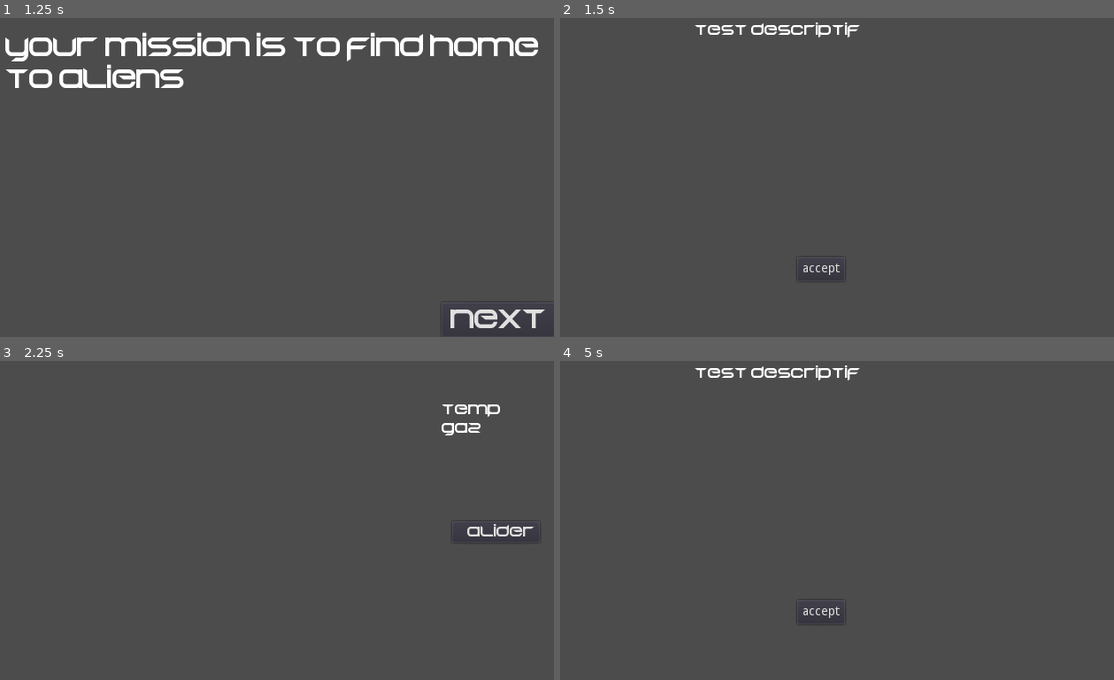
Above: before the commit, frames 1-4 (two rows, left to right).
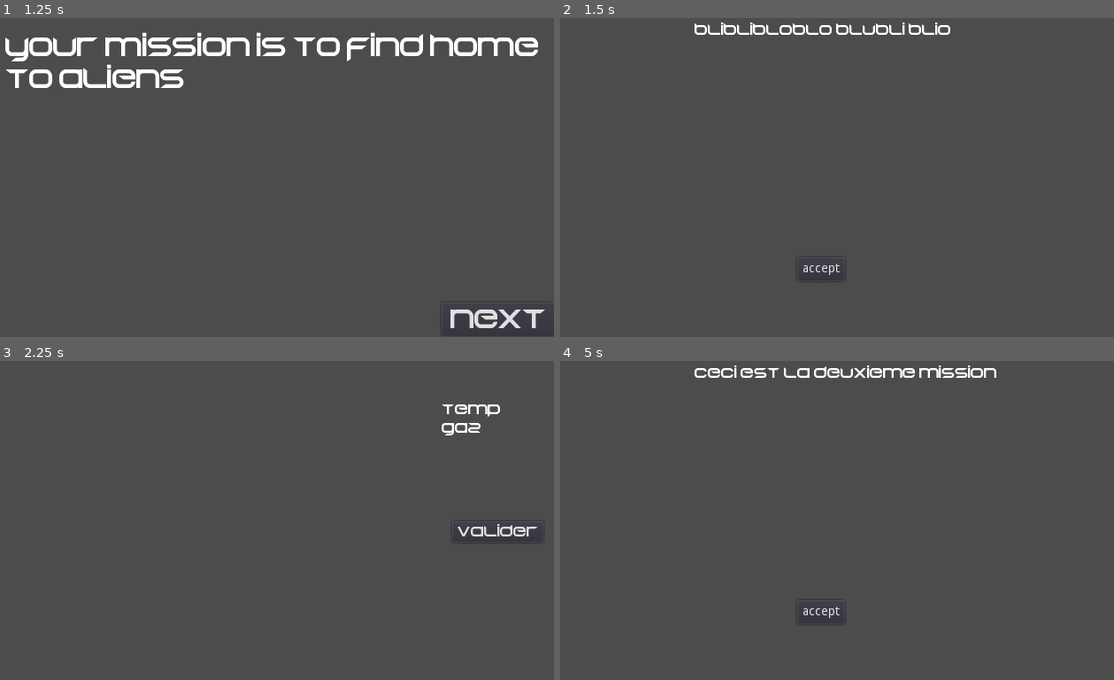
Above: after the commit, the same moments.

Repository: RyanHerb/-jubilant-octo-robot
Game: Godot game, scene res://Main.tscn
Same seed, same stepped clock (60 frames per second), same inputs: the game is played once before the commit and once after it.
Inputs (mouse positions are in pixels of both pictures, inside the frame that each line leads up to):
- Up to frame 1 (1.25 s): click "start" at 0.5 s
- Up to frame 2 (1.5 s): click "next" at 1.25 s
- Up to frame 3 (2.25 s): click "accept" at 2 s
- Up to frame 4 (5 s): click "Valider" (after the commit: "valider") at 2.75 s; tap Enter at 3.5 s; move the mouse to (953, 504) at 3.52 s; click (953, 504) at 3.67 s; tap Space at 4.25 s; drag from (715, 536) to (803, 584) at 4.27 s

Frame 1 is identical in both runs. In frame 2, 0.8% of the frame differs, in the area x 24-71%, y 1-7%; in frame 3, 0.2%; in frame 4, 1.0%, in the area x 24-79%, y 1-7%.

Commit message:
Message de fin
Ajout de message de fin lorsque les 3 missions sont faites

Diff:
--- a/HUDBureau.gd
+++ b/HUDBureau.gd
@@ -19,6 +19,7 @@
 	$AcceptMission.hide()
 	$DescMission.hide()
 	$FinishMissionButton.hide()
+	$Fin.hide()
 
 #func miniature_mission():
 	#$RecapMission.text = str($Mission.max_temperature)
@@ -28,11 +29,16 @@
 func start_game():
 	var cpt
 
+func end_game():
+	$Fin.show()
 
 func show_intro_mission():
 	$AcceptMission.show()
 	#$DescMission.text = mission.getDescr()
 	$DescMission.show()
+
+func update_description_mission(text):
+	$DescMission.text = text
 
 
 func _on_AcceptMission_pressed():
--- a/HUDBureau.tscn
+++ b/HUDBureau.tscn
@@ -23,6 +23,10 @@
 [sub_resource type="DynamicFont" id=7]
 font_data = ExtResource( 1 )
 
+[sub_resource type="DynamicFont" id=11]
+size = 35
+font_data = ExtResource( 1 )
+
 [node name="HUDBureau" type="Node2D"]
 script = ExtResource( 2 )
 
@@ -109,7 +113,26 @@
 margin_right = 624.0
 margin_bottom = 205.0
 custom_fonts/font = SubResource( 7 )
-text = "Valider"
+text = "valider"
+__meta__ = {
+"_edit_group_": true,
+"_edit_use_anchors_": false
+}
+
+[node name="Fin" type="Label" parent="."]
+anchor_left = 0.5
+anchor_top = 0.5
+anchor_right = 0.5
+anchor_bottom = 0.5
+margin_left = 101.0
+margin_top = 122.5
+margin_right = 517.0
+margin_bottom = 201.5
+custom_fonts/font = SubResource( 11 )
+text = "thanks for playing"
+align = 1
+valign = 1
+autowrap = true
 __meta__ = {
 "_edit_group_": true,
 "_edit_use_anchors_": false
--- a/Main.gd
+++ b/Main.gd
@@ -27,27 +27,38 @@
 	add_child(mission)
 	$HUDBureau.show_intro_mission()
 	yield($EntreMissions, "timeout")
+	$EntreMissions.stop()
 	mission = create_mission_2()
 	$HUDBureau.show_intro_mission()
 	yield($EntreMissions, "timeout")
+	$EntreMissions.stop()
 	mission = create_mission_3()
 	$HUDBureau.show_intro_mission()
+	yield($EntreMissions, "timeout")
+	$EntreMissions.stop()
+	$HUDBureau.end_game()
 
 func create_mission_1():
 	var mission = preload("res://Mission.tscn").instance()
-	mission.update_descr("blubliblablop bliblbubla blablabloublou")
+	var descri = "bliblibloblo blubli blio"
+	mission.update_descr(descri)
+	$HUDBureau.update_description_mission(descri)
 	mission.update_values(0, 40, "oxygene", 150)
 	return mission
 
 func create_mission_2():
 	var mission = preload("res://Mission.tscn").instance()
-	mission.update_descr("blubliblablop bliblbubla blablabloublou")
+	var descri = "ceci est la deuxieme mission"
+	mission.update_descr(descri)
+	$HUDBureau.update_description_mission(descri)
 	mission.update_values(-20, 10, "azote", 400)
 	return mission
 
 func create_mission_3():
 	var mission = preload("res://Mission.tscn").instance()
-	mission.update_descr("blubliblablop bliblbubla blablabloublou")
+	var descri = "au secours c'est la fin"
+	mission.update_descr(descri)
+	$HUDBureau.update_description_mission(descri)
 	mission.update_values(20, 55, "zemon", 1000)
 	return mission
 
Not shown: 4 places in HUDBureau.tscn that only renumber resources
